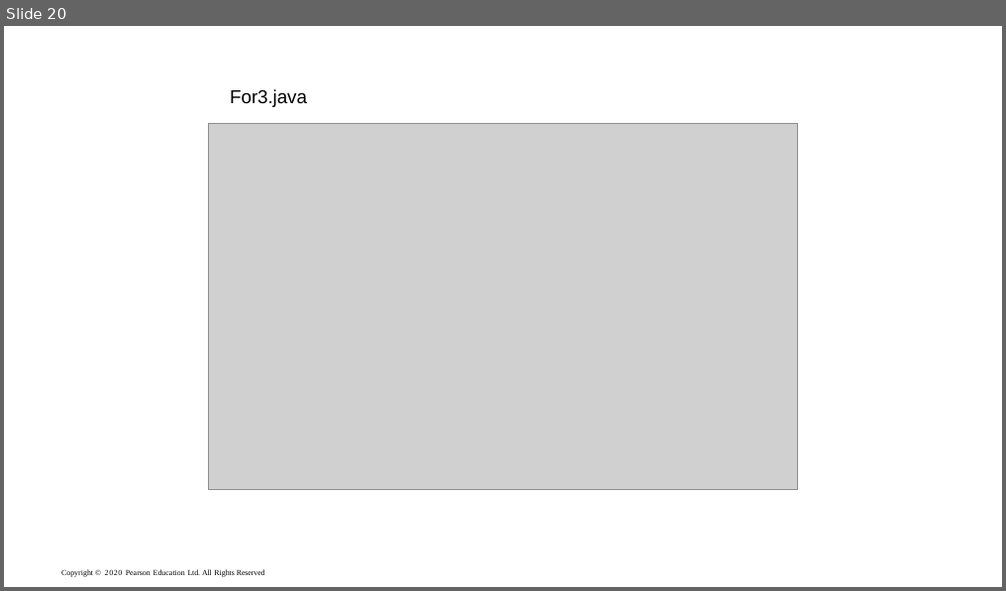
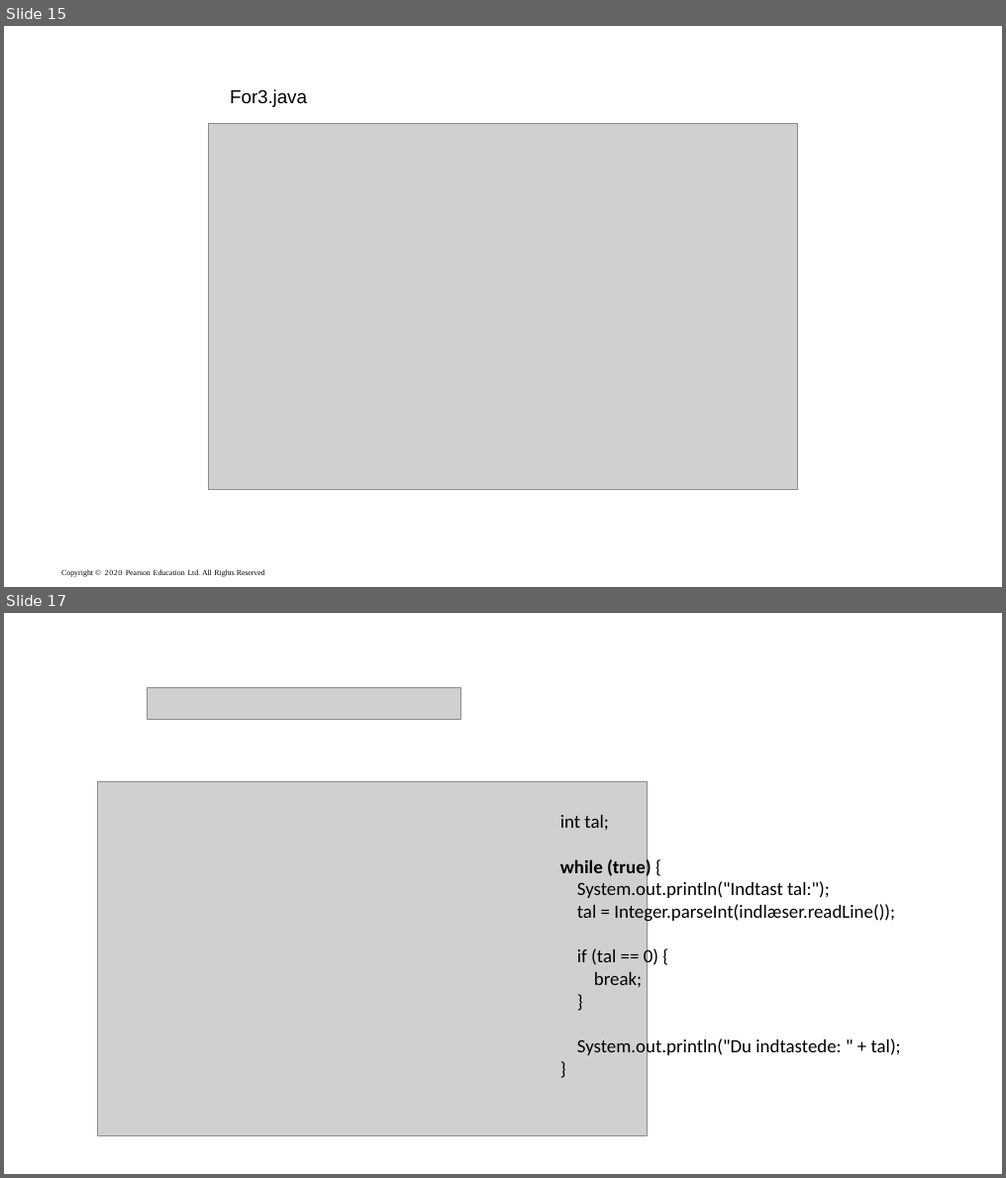
Before and after one commit to xiaoleibi/DMU26, a slide deck: ppt/uge39Loops.pptx. Shown one above the other, each under a label of ours: slide 20 before the commit, slides 15 and 17 after it; the slides between them are not shown. The pictures are 1006x591 and 1006x1178 pixels, drawn with LibreOffice and Linux fonts; fonts in the diff are those of the drawing; grey boxes stand for pictures. Boxes give left, top, right and bottom in pixels: in the first picture for what was removed or moved away, otherwise in the second. Text is boxed around its words. In the diff, an @@ line names an element or a change of style, - is before the commit and + after.

```diff
--- a/ppt/uge39Loops.pptx
+++ b/ppt/uge39Loops.pptx
@@ slide 17 added at box(4, 613, 1002, 1174), background #FFFFFF @@
@@ picture added at box(148, 688, 461, 719) @@
@@ picture added at box(98, 781, 648, 1137) @@
@@ text added at box(560, 815, 901, 1059), 18 pt, text #000000 @@
+int tal;
+while (true) {
+System.out.println("Indtast tal:");
+tal = Integer.parseInt(indlæser.readLine());
+if (tal == 0) {
+break;
+}
+System.out.println("Du indtastede: " + tal);
+}
@@ what was slide 20 is now slide 15 @@
```
Also in this commit, not shown: 1 slide changed, 4 other slides added, 1 slide removed, 2 other files.
